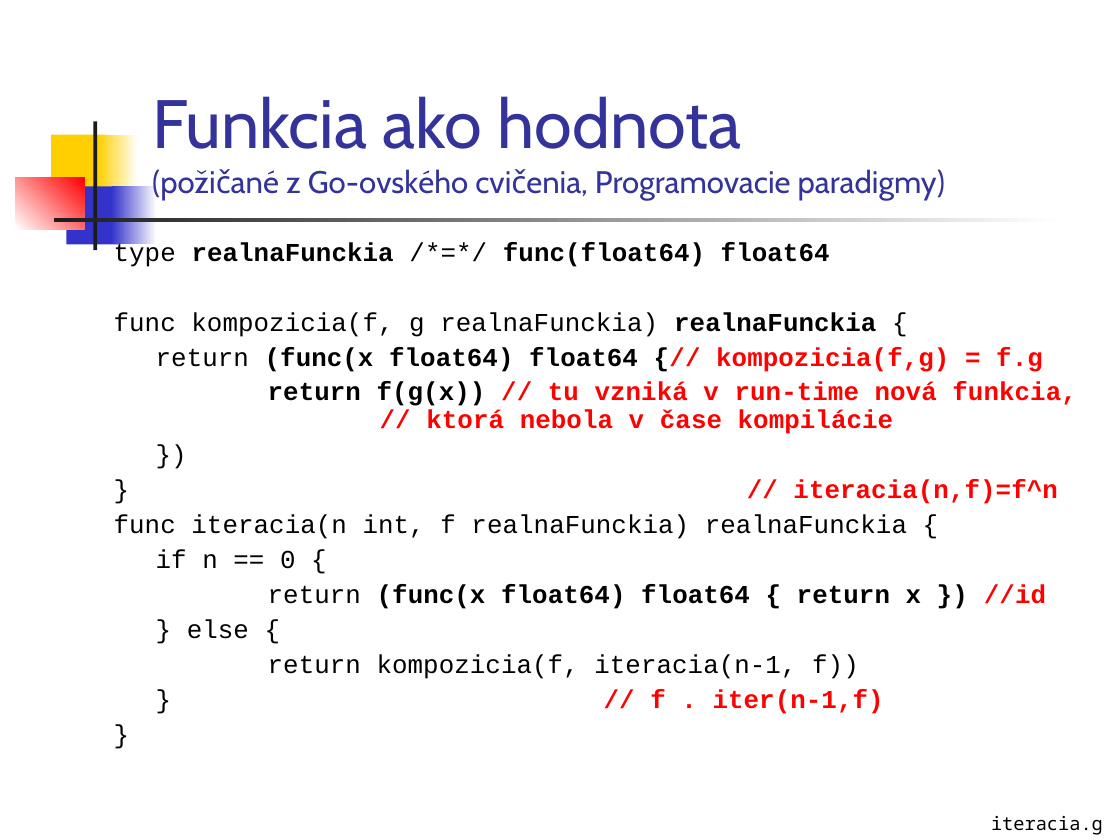
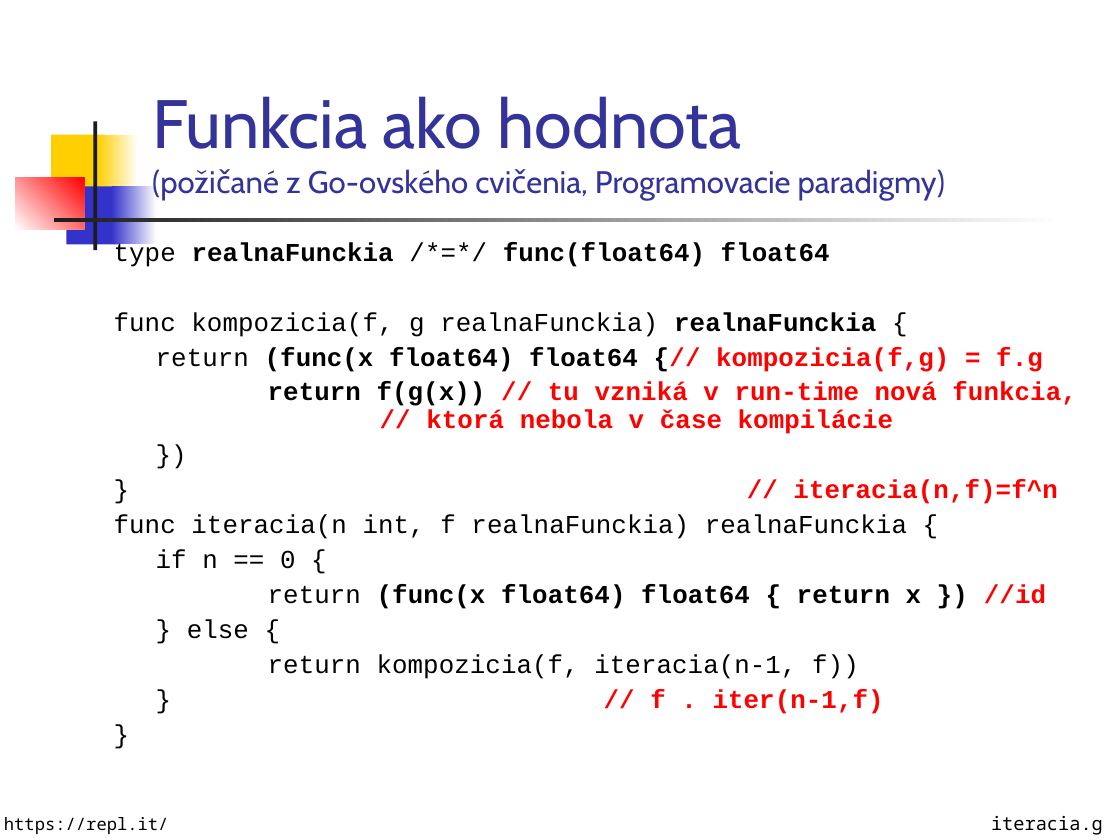
Before and after one commit to Funkcionalne/Prednasky, a slide deck: slide 9 of 01/01_fpro.ppt. Drawn at 1120x840 pixels with LibreOffice and Linux fonts; fonts in the diff are those of the drawing. Boxes give left, top, right and bottom in pixels: in the first picture for what was removed or moved away, otherwise in the second. Text is boxed around its words. In the diff, an @@ line names an element or a change of style, - is before the commit and + after.

```diff
--- a/01/01_fpro.ppt
+++ b/01/01_fpro.ppt
@@ text added at (x1=4, y1=817, x2=169, y2=834), 11 pt, text #000000 @@
+https://repl.it/
```
Also in this commit, not shown: 13 other slides changed, 1 other file.
